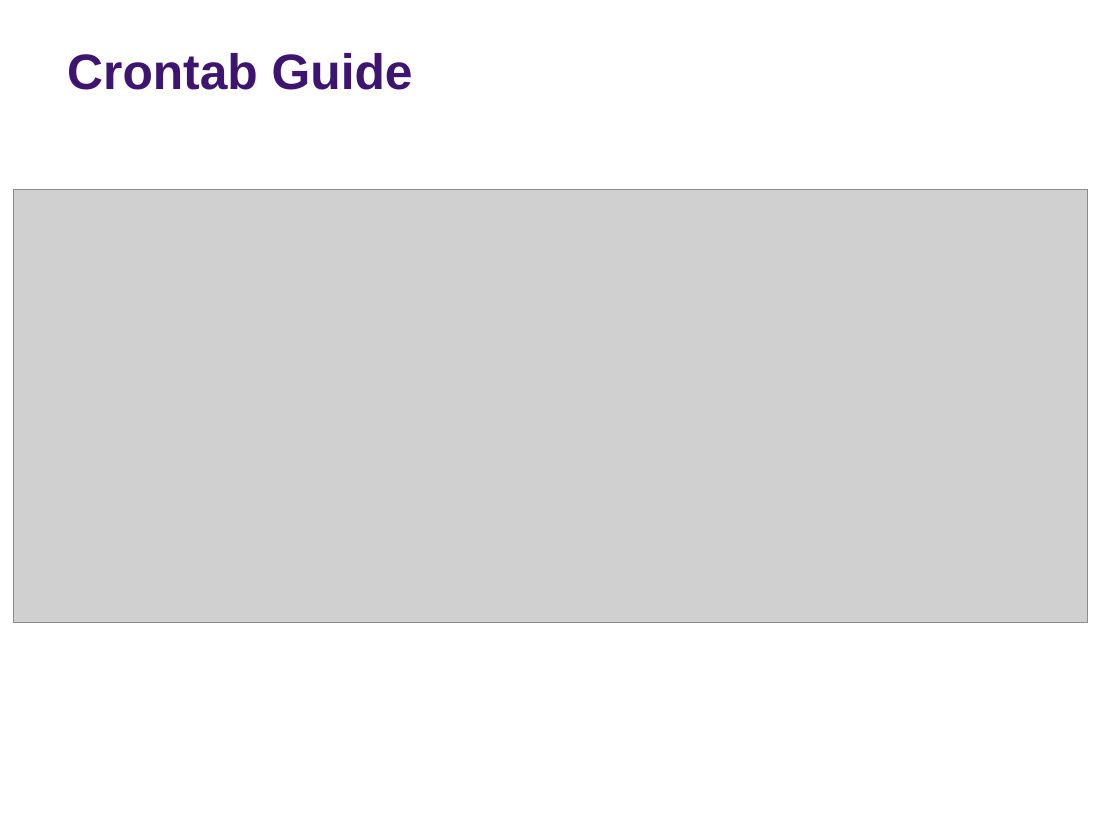
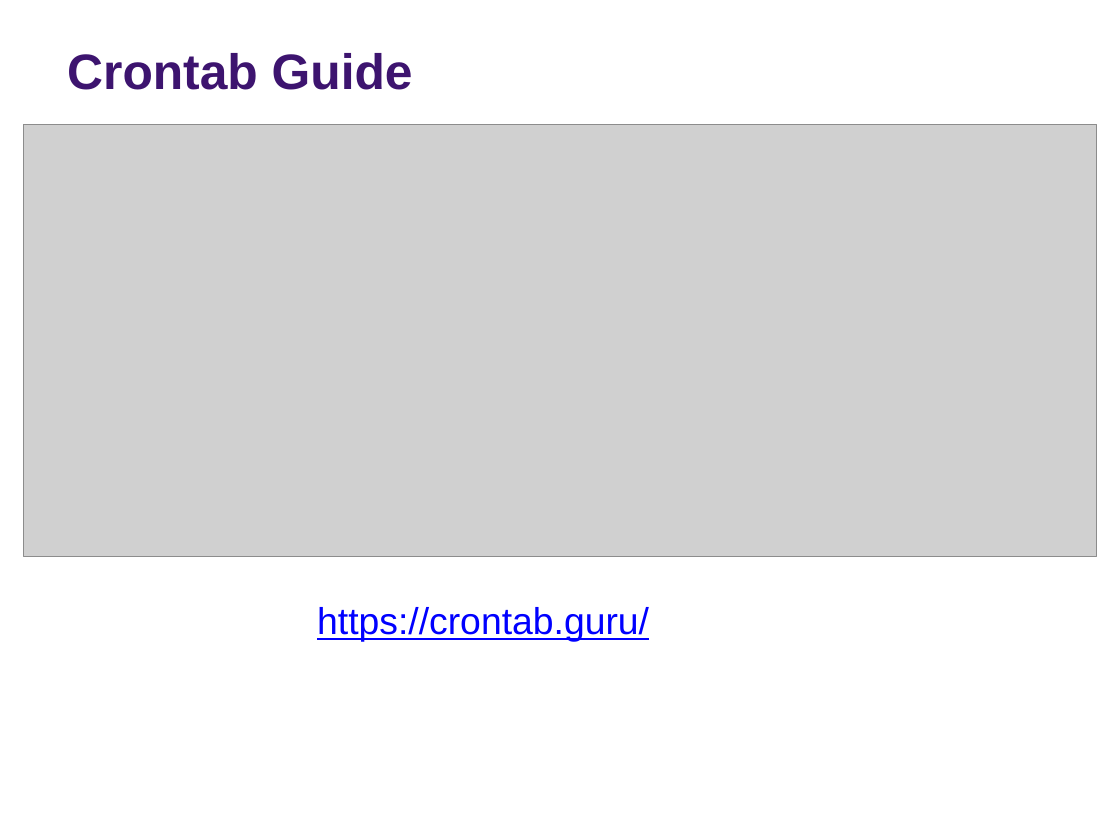
Before and after one commit to rs-kellogg/2023-phd-workshop, a slide deck: slide 25 of session-3/Session-3-Automation-Testing.pptx (slide 14 before the commit). Drawn at 1120x840 pixels with LibreOffice and Linux fonts; fonts in the diff are those of the drawing; grey boxes stand for pictures; background and template pictures are left out. Boxes give left, top, right and bottom in pixels: in the first picture for what was removed or moved away, otherwise in the second. Text is boxed around its words. In the diff, an @@ line names an element or a change of style, - is before the commit and + after.

```diff
--- a/session-3/Session-3-Automation-Testing.pptx
+++ b/session-3/Session-3-Automation-Testing.pptx
@@ picture: place and size @@
-picture at bbox=[13, 190, 1088, 623]
+picture at bbox=[24, 124, 1098, 557]
@@ text added at bbox=[317, 607, 649, 642], 24 pt, text #0000FF, underline @@
+https://crontab.guru/
```
Also in this commit, not shown: 10 other slides changed, 4 slides added, 3 slides removed.
